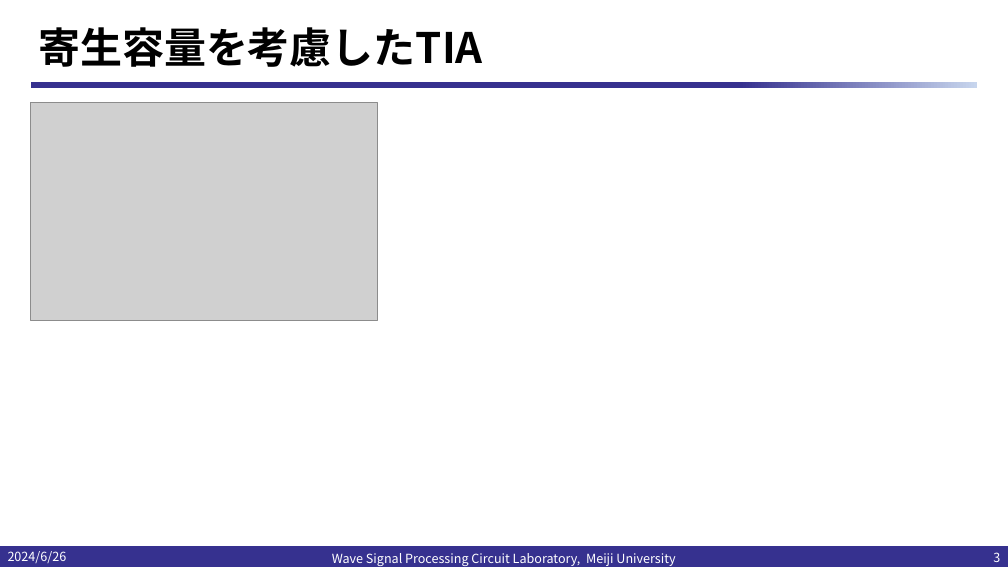
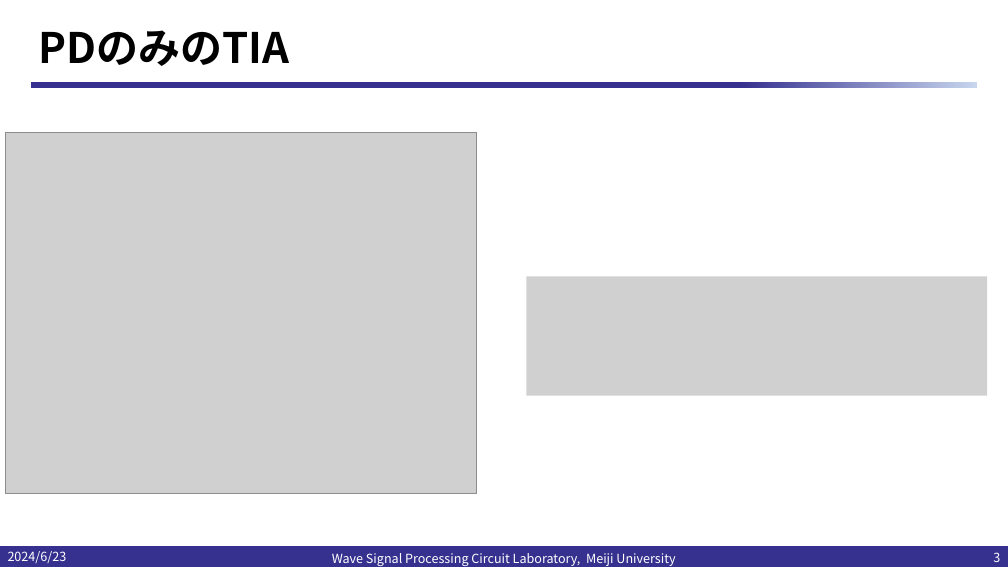
Before and after one commit to kjm-desktop10400/reserch, a slide deck: slide 3 of IHP_2024/20240628/プレゼンテーション2.pptx. Drawn at 1008x567 pixels with LibreOffice and Linux fonts; fonts in the diff are those of the drawing; grey boxes stand for pictures; background and template pictures are left out. Boxes give left, top, right and bottom in pixels: in the first picture for what was removed or moved away, otherwise in the second. Text is boxed around its words. In the diff, an @@ line names an element or a change of style, - is before the commit and + after.

```diff
--- a/IHP_2024/20240628/プレゼンテーション2.pptx
+++ b/IHP_2024/20240628/プレゼンテーション2.pptx
@@ title at box(38, 30, 289, 66): text changed @@
-寄生容量を考慮したTIA
+PDのみのTIA
@@ picture removed at box(31, 103, 377, 321) @@
@@ picture added at box(5, 132, 477, 493) @@
@@ picture added at box(526, 277, 988, 396) @@
@@ text at box(8, 551, 67, 563): text changed @@
-2024/6/26
+2024/6/23
```
Also in this commit, not shown: 2 other slides changed, 3 slides added.
